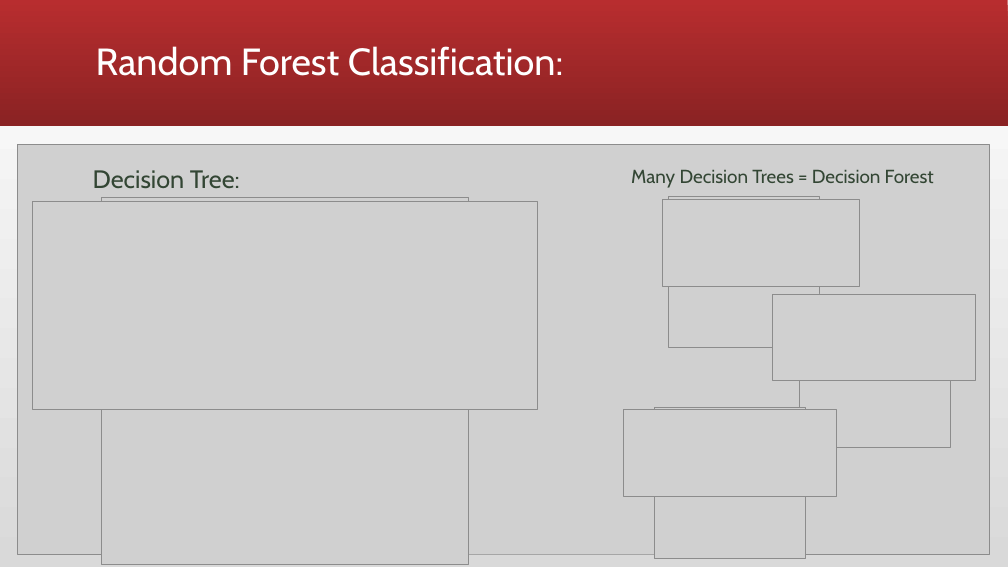
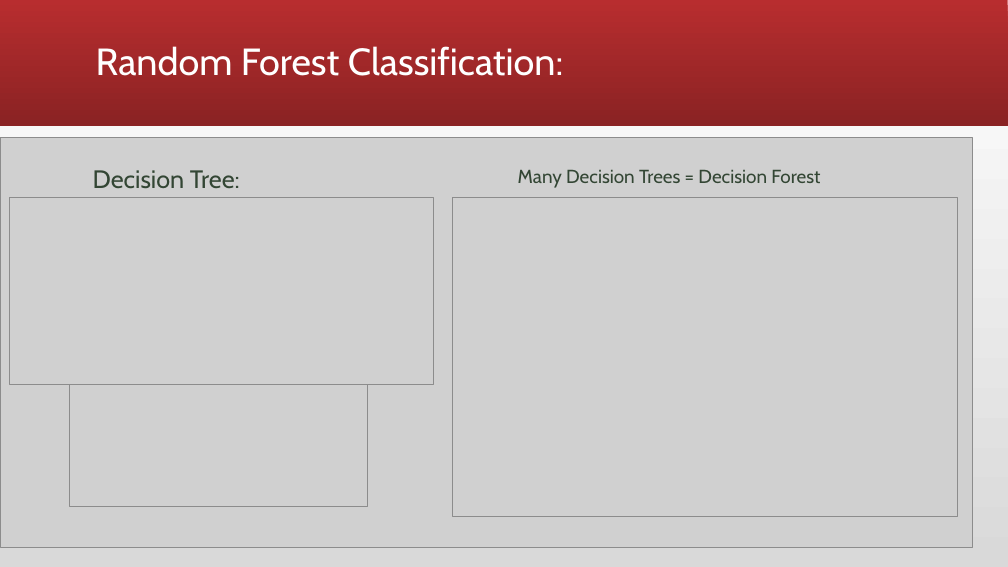
Before and after one commit to andiosika/Binomial-Classification-Ranom-Forest-hyper-imbalance, a slide deck: slide 6 of Covid19Preso.pptx. Drawn at 1008x567 pixels with LibreOffice and Linux fonts; fonts in the diff are those of the drawing; grey boxes stand for pictures. Boxes give left, top, right and bottom in pixels: in the first picture for what was removed or moved away, otherwise in the second. Text is boxed around its words. In the diff, an @@ line names an element or a change of style, - is before the commit and + after.

```diff
--- a/Covid19Preso.pptx
+++ b/Covid19Preso.pptx
@@ picture: place and size @@
-picture at [17, 144, 989, 554]
+picture at [1, 138, 972, 547]
@@ text "Many Decision Trees = Decision ...": place and size @@
-text "Many Decision Trees = Decision ..." at [631, 170, 934, 188]
+text "Many Decision Trees = Decision ..." at [518, 170, 820, 188]
@@ picture: place and size @@
-picture at [662, 200, 860, 287]
+picture at [9, 197, 433, 384]
@@ picture removed at [33, 201, 537, 409] @@
@@ picture: place and size @@
-picture at [668, 197, 820, 348]
+picture at [70, 209, 368, 507]
@@ picture removed at [101, 197, 468, 564] @@
@@ picture added at [453, 197, 958, 516] @@
@@ picture removed at [773, 294, 975, 381] @@
@@ picture removed at [799, 296, 951, 448] @@
@@ picture removed at [624, 409, 836, 496] @@
@@ picture removed at [654, 408, 805, 559] @@
```
Also in this commit, not shown: 5 other slides changed, 3 other files.
